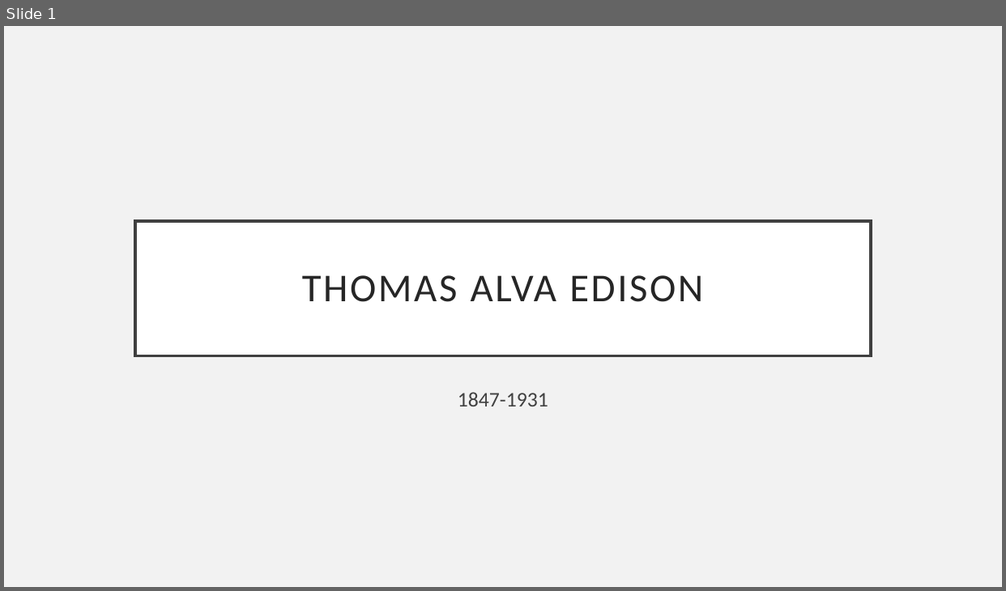
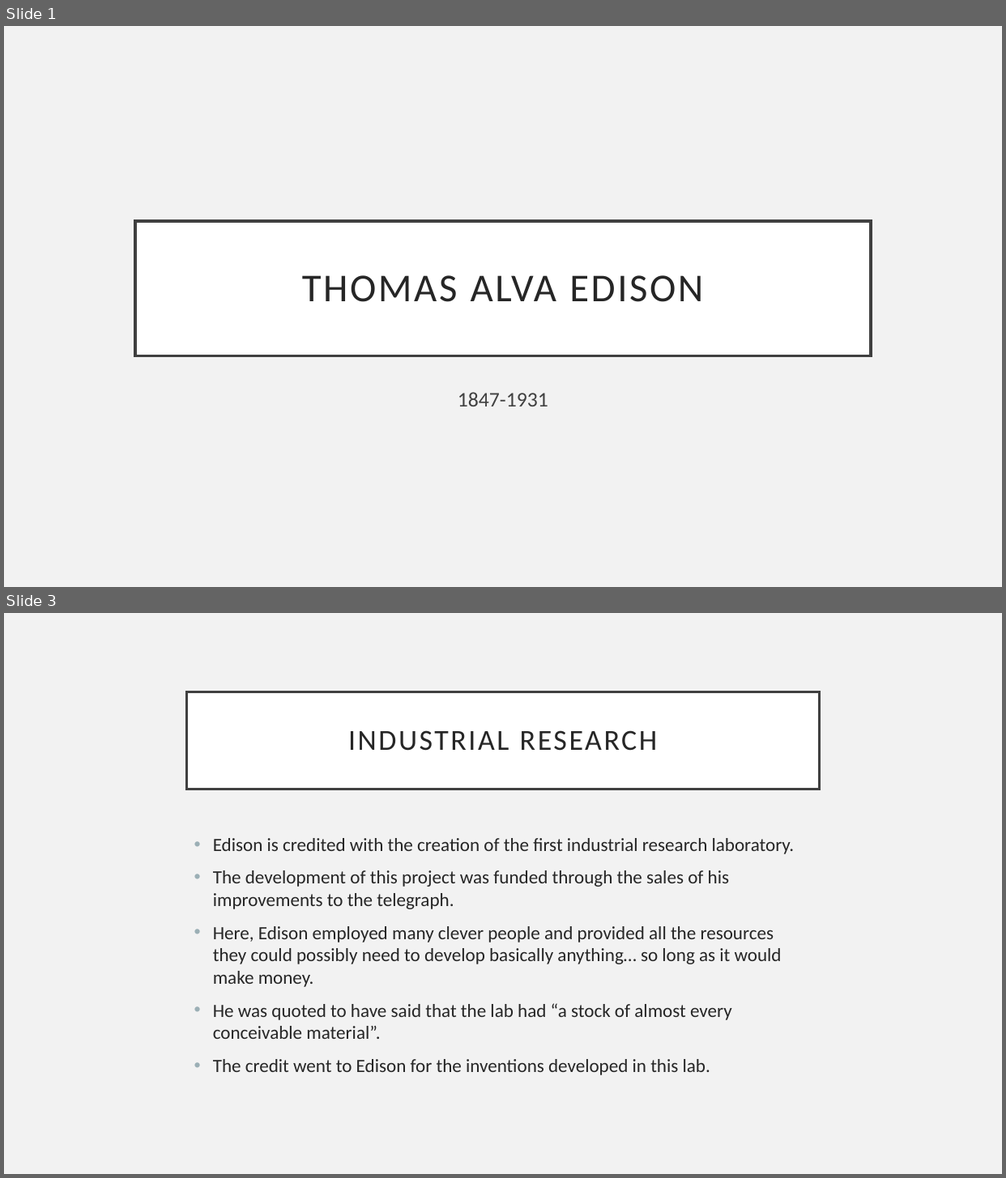
Before and after one commit to joerv/n, a slide deck: Praxis/Thomasedison.pptx. Shown one above the other, each under a label of ours: slide 1 before the commit, slides 1 and 3 after it; the slides between them are not shown. The pictures are 1006x591 and 1006x1178 pixels, drawn with LibreOffice and Linux fonts; fonts in the diff are those of the drawing. Boxes give left, top, right and bottom in pixels: in the first picture for what was removed or moved away, otherwise in the second. Text is boxed around its words. In the diff, an @@ line names an element or a change of style, - is before the commit and + after.

```diff
--- a/Praxis/Thomasedison.pptx
+++ b/Praxis/Thomasedison.pptx
@@ slide 3 added at [4,613,1002,1174], background #F2F2F2 @@
@@ title added at [187,692,819,789], fill #FFFFFF, outline #404040 2.5 pt, 28 pt, text #262626 @@
+INDUSTRIAL RESEARCH
@@ text added at [213,838,795,1076], 18 pt, text #262626 @@
+• Edison is credited with the creation of the first industrial research laboratory.
+• The development of this project was funded through the sales of his improvements to the telegraph.
+• Here, Edison employed many clever people and provided all the resources they could possibly need to develop basically anything… so long as it would make money.
+• He was quoted to have said that the lab had “a stock of almost every conceivable material”.
+• The credit went to Edison for the inventions developed in this lab.
```
Also in this commit, not shown: 5 other slides added, 1 other file.
